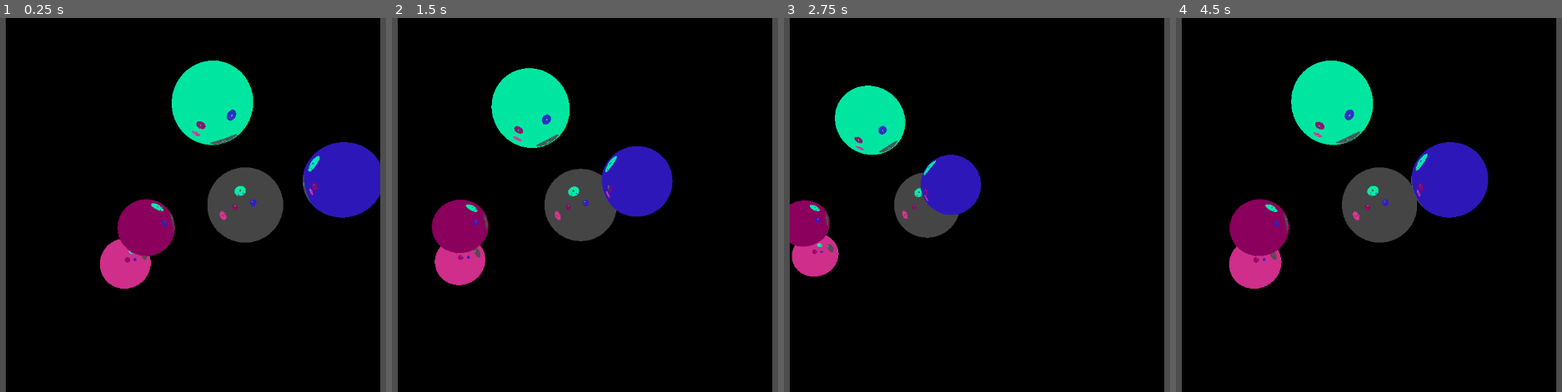
Above: before the commit, frames 1-4 (left to right).
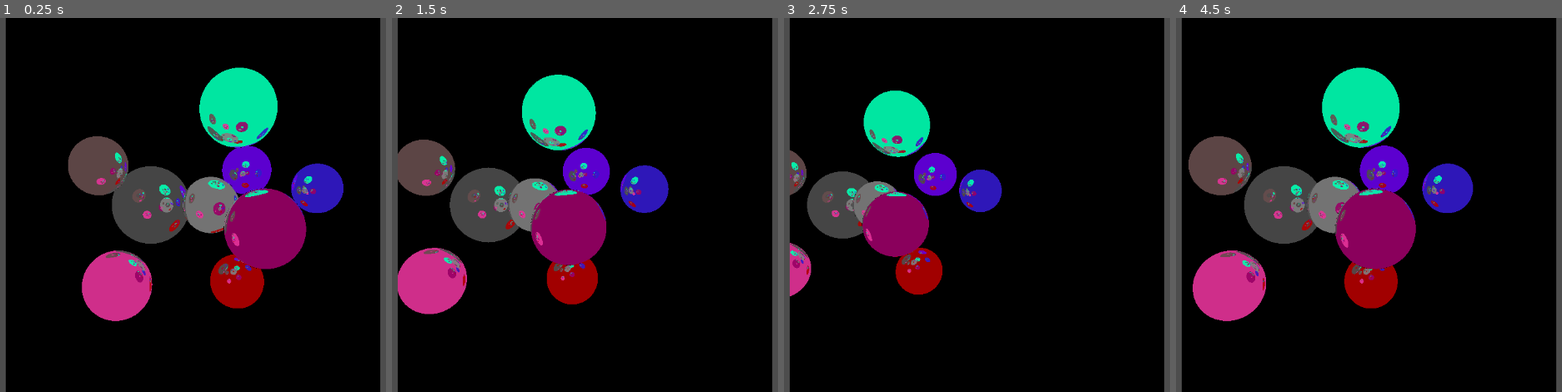
Above: after the commit, the same moments.

Repository: K1aymore/GDShaders
Game: Godot game, scene res://main.tscn
The game is run twice, just before and just after one commit, with the same random seed, the same clock (stepped at 60 frames per second) and the same inputs. The engine's default icon, where the game draws it, is replaced by a stand-in: a white triangle on a blue panel in a dark square.
Inputs:
- Up to frame 1 (0.25 s): no input
- Up to frame 2 (1.5 s): tap Enter at 0.5 s; hold D (right) 0.53-1.28 s; hold S (back) from 1.28 s (still down)
- Up to frame 3 (2.75 s): release S (back) at 2.03 s; hold D (right) from 2.03 s (still down)
- Up to frame 4 (4.5 s): release D (right) at 2.78 s; hold W (forward) 2.78-3.53 s; hold A (left) from 3.53 s (still down)

The runs differ from the first frame. In frame 1, 22% of the frame differs, in the area x 17-99%, y 11-82%; in frame 2, 20%; in frame 3, 14%; in frame 4, 22%, in the area x 3-81%, y 11-82%.

Commit message:
Add more spheres

Diff:
--- a/RaytracerMaterial.tres
+++ b/RaytracerMaterial.tres
@@ -7,4 +7,4 @@
 shader_parameter/Zoom = 1.0
 shader_parameter/Brightness = 1.0
 shader_parameter/startingRayPos = Vector3(-0.69, 0, -3)
-shader_parameter/startingRayRot = Vector3(0, 0, 0)
+shader_parameter/startingRayRot = Vector3(0, 1.174, 0)
--- a/main.tscn
+++ b/main.tscn
@@ -11,6 +11,7 @@
 anchor_bottom = 1.0
 grow_horizontal = 2
 grow_vertical = 2
+metadata/_edit_lock_ = true
 
 [node name="RayTraceDisplay" type="TextureRect" parent="."]
 material = ExtResource("1_nmutd")
@@ -23,3 +24,4 @@
 texture = ExtResource("2_fninm")
 stretch_mode = 5
 script = ExtResource("3_woia8")
+metadata/_edit_lock_ = true
--- a/project.godot
+++ b/project.godot
@@ -14,6 +14,10 @@
 run/main_scene="res://main.tscn"
 config/features=PackedStringArray("4.0", "Forward Plus")
 config/icon="res://icon.svg"
+
+[display]
+
+window/vsync/vsync_mode=3
 
 [input]
 
--- a/raytrace.gdshader
+++ b/raytrace.gdshader
@@ -5,21 +5,29 @@
 uniform vec3 startingRayPos = vec3(-0.69, 0.0, -3);
 uniform vec3 startingRayRot = vec3(0.0);
 
-
-const vec4[5] spheres = {
+const int sphereCount = 9;
+const vec4[sphereCount] spheres = {
 	vec4(0.5, 0.5, 1.0, 0.5),
 	vec4(-1.0, 1.2, 0.5, 0.3),
 	vec4(1.0, 0.3, -1.0, 0.3),
-	vec4(-0.6, 0.7, -0.7, 0.25),
-	vec4(0.0, -0.5, -0.3, 0.4)
+	vec4(-0.6, 0.7, -0.7, 0.34),
+	vec4(0.0, -0.5, -0.3, 0.4),
+	vec4(1.0, 1.5, 0.0, 0.35),
+	vec4(1.5, 0.0, 0.0, 0.35),
+	vec4(-0.6, 0.1, 1.0, 0.30),
+	vec4(0.0, 0.5, 0.0, 0.30)
 };
 
-const vec4[5] sphereColors = {
+const vec4[sphereCount] sphereColors = {
 	vec4(0.3, 0.3, 0.3, 1.0),
 	vec4(0.9, 0.2, 0.6, 1.0),
 	vec4(0.2, 0.1, 0.8, 1.0),
 	vec4(0.6, 0.0, 0.4, 1.0),
-	vec4(0.0, 1.0, 0.7, 1.0)
+	vec4(0.0, 1.0, 0.7, 1.0),
+	vec4(0.7, 0.0, 0.0, 1.0),
+	vec4(0.4, 0.0, 0.9, 1.0),
+	vec4(0.4, 0.3, 0.3, 1.0),
+	vec4(0.5, 0.5, 0.5, 1.0)
 };
 
 
@@ -84,7 +92,7 @@
 
 
 
-	int maxRays = 200;
+	int maxRays = 100;
 	for(int i = 0; i < maxRays; i++) {
 		float dist = 4000.0;
 
